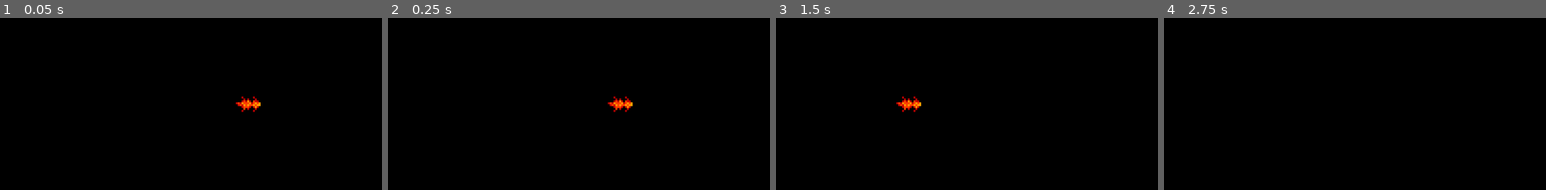
Above: before the commit, frames 1-4 (left to right).
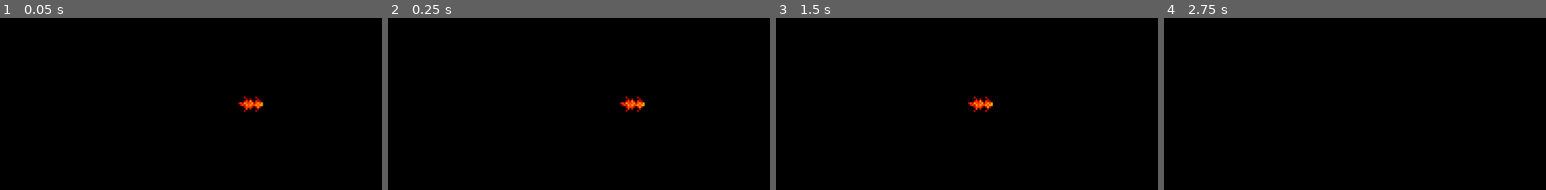
Above: after the commit, the same moments.

Repository: alain-cheng/MOBDEVE-MP
Game: Godot game, scene res://traps/Projectiles/fire_projectile_1.tscn
Two runs of this game, one before a commit and one after it. Both use one fixed random seed, a clock stepped at 60 frames per second and the inputs below. This scene is started directly instead of the project's main scene.
Inputs:
- Up to frame 1 (0.05 s): no input
- Up to frame 2 (0.25 s): no input
- Up to frame 3 (1.5 s): hold Right (ui_right) 0.53-1.28 s; hold Down (ui_down) from 1.28 s (still down)
- Up to frame 4 (2.75 s): tap Enter at 2 s; release Down (ui_down) at 2.03 s; hold Right (ui_right) from 2.03 s (still down)
The pictures show only the part of the screen within x 19-69%, y 18-68%; the shares and areas given below are measured in that part.

The runs differ from the first frame. In frame 1, 0.4% of the frame differs, in the area x 61-69%, y 45-55%; in frame 2, 0.5%; in frame 3, 0.7%, in the area x 31-57%, y 45-55%; in frame 4, nothing differs.

Commit message:
Made dragons flippable by scale and more customizable

Diff:
--- a/app/src/main/assets/floors/testFloor/testFloor.tscn
+++ b/app/src/main/assets/floors/testFloor/testFloor.tscn
@@ -31,12 +31,14 @@
 
 [node name="DragonGargoyle2" parent="." instance=ExtResource("4_nytpu")]
 position = Vector2(1190, 182)
+scale = Vector2(-1, 1)
 
 [node name="DragonGargoyle" parent="." instance=ExtResource("4_nytpu")]
 position = Vector2(694, 89)
 
 [node name="GoldenDragon2" parent="." instance=ExtResource("5_wny18")]
-position = Vector2(1472, 56)
+position = Vector2(1164, 64)
+scale = Vector2(-1, 1)
 
 [node name="GoldenDragon" parent="." instance=ExtResource("5_wny18")]
 position = Vector2(665, -41)
--- a/app/src/main/assets/traps/DragonGargoyle.gd
+++ b/app/src/main/assets/traps/DragonGargoyle.gd
@@ -5,6 +5,7 @@
 @onready var cooldown = $AttackTimer
 @export var projectile: PackedScene = preload("res://traps/Projectiles/fire_projectile_1.tscn")
 var attack = false
+var speed = 250
 
 # Called when the node enters the scene tree for the first time.
 func _ready():
@@ -28,6 +29,9 @@
 		var p = projectile.instantiate()
 		get_tree().current_scene.add_child(p)
 		p.global_position = self.global_position
+		p.parent_scale = self.scale
+		p.apply_scale(self.scale)
+		p.SPEED = speed
 		p.damage_taken.connect(player.on_damage_taken)
 		cooldown.start()
 
--- a/app/src/main/assets/traps/GoldenDragon.gd
+++ b/app/src/main/assets/traps/GoldenDragon.gd
@@ -5,6 +5,7 @@
 @onready var cooldown = $AttackTimer
 @export var projectile: PackedScene = preload("res://traps/Projectiles/fire_projectile_2.tscn")
 var attack = false
+var speed = 500
 #var triggers = 999 # number of times trap can shoot
 
 
@@ -29,6 +30,9 @@
 		var p = projectile.instantiate()
 		get_tree().current_scene.add_child(p)
 		p.global_position = self.global_position
+		p.parent_scale = self.scale
+		p.apply_scale(self.scale)
+		p.SPEED = speed
 		p.damage_taken.connect(player.on_damage_taken)
 		cooldown.start()
 
--- a/app/src/main/assets/traps/Projectiles/Projectile1.gd
+++ b/app/src/main/assets/traps/Projectiles/Projectile1.gd
@@ -5,7 +5,7 @@
 var damage: int = 1
 var SPEED: int = 100
 signal damage_taken(damage)
-
+var parent_scale: Vector2
 
 # Called when the node enters the scene tree for the first time.
 func _ready():
@@ -15,7 +15,10 @@
 # Called every frame. 'delta' is the elapsed time since the previous frame.
 func _physics_process(delta):
 	var direction = Vector2.LEFT.rotated(rotation)
-	global_position += SPEED * direction * delta
+	if parent_scale.x < 0.0: #If parent is flipped in x axis
+		global_position -= SPEED * direction * delta
+	else:
+		global_position += SPEED * direction * delta
 
 
 func destroy():
--- a/app/src/main/assets/traps/Projectiles/fire_projectile_1.gd
+++ b/app/src/main/assets/traps/Projectiles/fire_projectile_1.gd
@@ -1,6 +1,4 @@
 extends Projectile1
 
 func _ready():
-	damage = 1
-	SPEED = 250
 	duration.start()
--- a/app/src/main/assets/traps/Projectiles/fire_projectile_2.gd
+++ b/app/src/main/assets/traps/Projectiles/fire_projectile_2.gd
@@ -1,6 +1,4 @@
 extends Projectile1
 
 func _ready():
-	damage = 1
-	SPEED = 500
 	duration.start()
